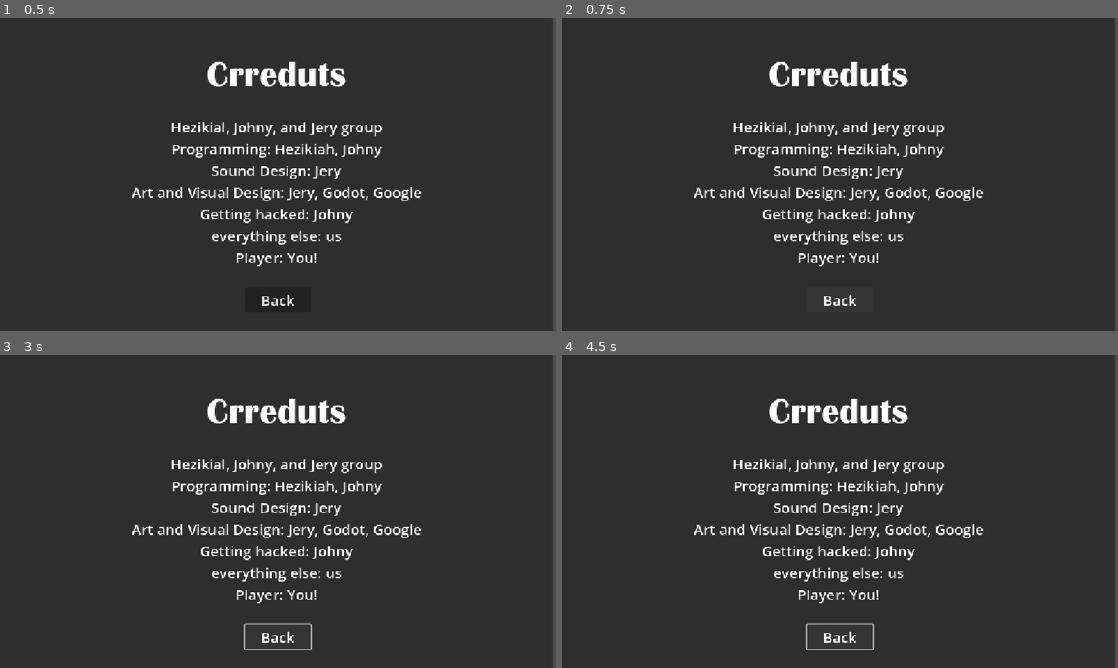
Above: before the commit, frames 1-4 (two rows, left to right).
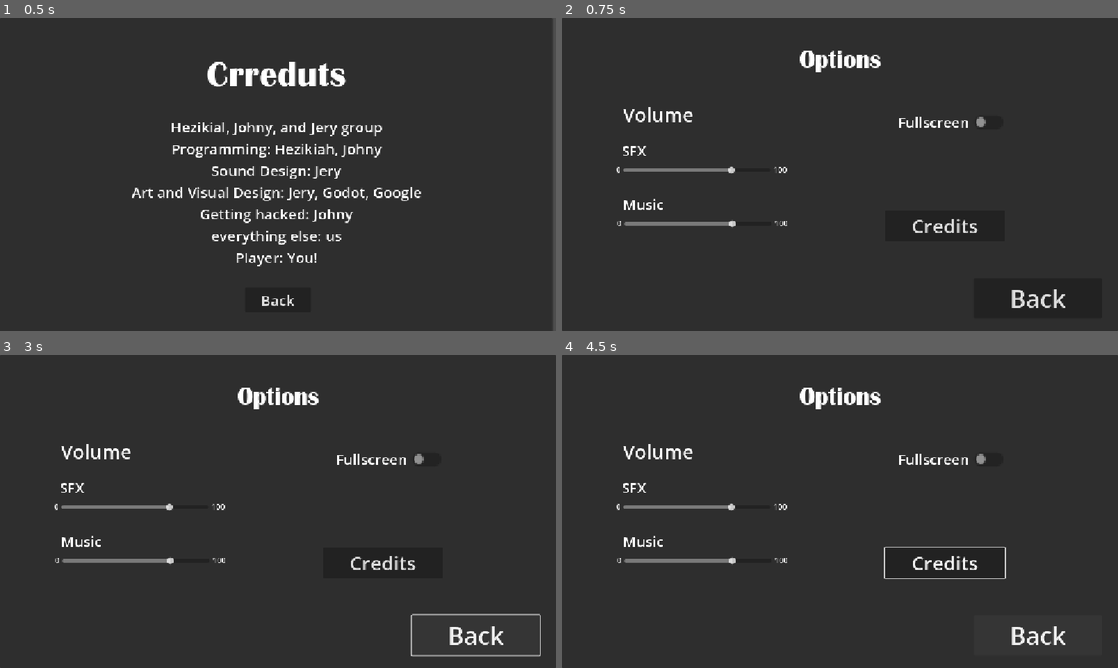
Above: after the commit, the same moments.

Repository: Guyiy1324/Jumpe-r-r-r-r-r-r-r-r
Game: Godot game, scene res://Scenes/credits.tscn
Two runs of this game, one before a commit and one after it. Both use one fixed random seed, a clock stepped at 60 frames per second and the inputs below. This scene is started directly instead of the project's main scene.
Inputs:
- Up to frame 1 (0.5 s): no input
- Up to frame 2 (0.75 s): click "Back" at 0.5 s
- Up to frame 3 (3 s): click "Back" (after the commit: "Credits") at 1.25 s; click "Back" at 2 s; hold Right (ui_right) from 2.78 s (still down)
- Up to frame 4 (4.5 s): release Right (ui_right) at 4.28 s; hold Left (ui_left) from 4.28 s (still down)

Frame 1 is identical in both runs. In frame 2, 6.6% of the frame differs, in the area x 9-100%, y 0-100%; in frame 3, 7.1%; in frame 4, 6.9%.

Commit message:
i need blahaj

Diff:
--- /dev/null
+++ b/jump-e-r/Scenes/credits.gd
@@ -0,0 +1,15 @@
+extends Control
+
+
+# Called when the node enters the scene tree for the first time.
+func _ready() -> void:
+	pass # Replace with function body.
+
+
+# Called every frame. 'delta' is the elapsed time since the previous frame.
+func _process(delta: float) -> void:
+	pass
+
+
+func _on_back_pressed() -> void:
+	get_tree().change_scene_to_file("res://Scenes/options_&_credits.tscn")
--- a/jump-e-r/Scenes/credits.tscn
+++ b/jump-e-r/Scenes/credits.tscn
@@ -1,24 +1,24 @@
 [gd_scene format=3 uid="uid://ch144sh88v34p"]
 
-[ext_resource type="Script" uid="uid://c4t0figybb581" path="res://Assets/default_bus_layout.tres" id="1_c1t8d"]
+[ext_resource type="Script" uid="uid://ccc4ngp7s0046" path="res://Scenes/credits.gd" id="1_ccovl"]
 [ext_resource type="FontFile" uid="uid://rl5w41rox601" path="res://Assets/Britannic Bold Regular.ttf" id="1_nm7lk"]
 [ext_resource type="AudioStream" uid="uid://mnytywcjvjjg" path="res://Assets/Toenail.mp3" id="3_g4wvt"]
 
-[node name="Credits" type="Control"]
+[node name="Credits" type="Control" unique_id=1820686762]
 layout_mode = 3
 anchors_preset = 15
 anchor_right = 1.0
 anchor_bottom = 1.0
 grow_horizontal = 2
 grow_vertical = 2
-script = ExtResource("1_c1t8d")
+script = ExtResource("1_ccovl")
 
-[node name="Panel" type="Panel" parent="."]
+[node name="Panel" type="Panel" parent="." unique_id=1430112871]
 layout_mode = 0
 offset_right = 1145.0
 offset_bottom = 650.0
 
-[node name="Label" type="Label" parent="Panel"]
+[node name="Label" type="Label" parent="Panel" unique_id=519912891]
 layout_mode = 1
 anchors_preset = 8
 anchor_left = 0.5
@@ -41,7 +41,7 @@
 Player: You!"
 horizontal_alignment = 1
 
-[node name="Label2" type="Label" parent="Panel"]
+[node name="Label2" type="Label" parent="Panel" unique_id=1617967818]
 layout_mode = 1
 anchors_preset = 8
 anchor_left = 0.5
@@ -58,7 +58,7 @@
 theme_override_font_sizes/font_size = 75
 text = "Crreduts"
 
-[node name="Button" type="Button" parent="."]
+[node name="Button" type="Button" parent="." unique_id=1336857040]
 layout_mode = 1
 anchors_preset = 7
 anchor_left = 0.5
@@ -74,7 +74,7 @@
 theme_override_font_sizes/font_size = 30
 text = "Back"
 
-[node name="AudioStreamPlayer" type="AudioStreamPlayer" parent="."]
+[node name="AudioStreamPlayer" type="AudioStreamPlayer" parent="." unique_id=1412878892]
 stream = ExtResource("3_g4wvt")
 volume_db = 3.0
 autoplay = true
Not shown, added: jump-e-r/Scenes/credits.gd.uid
